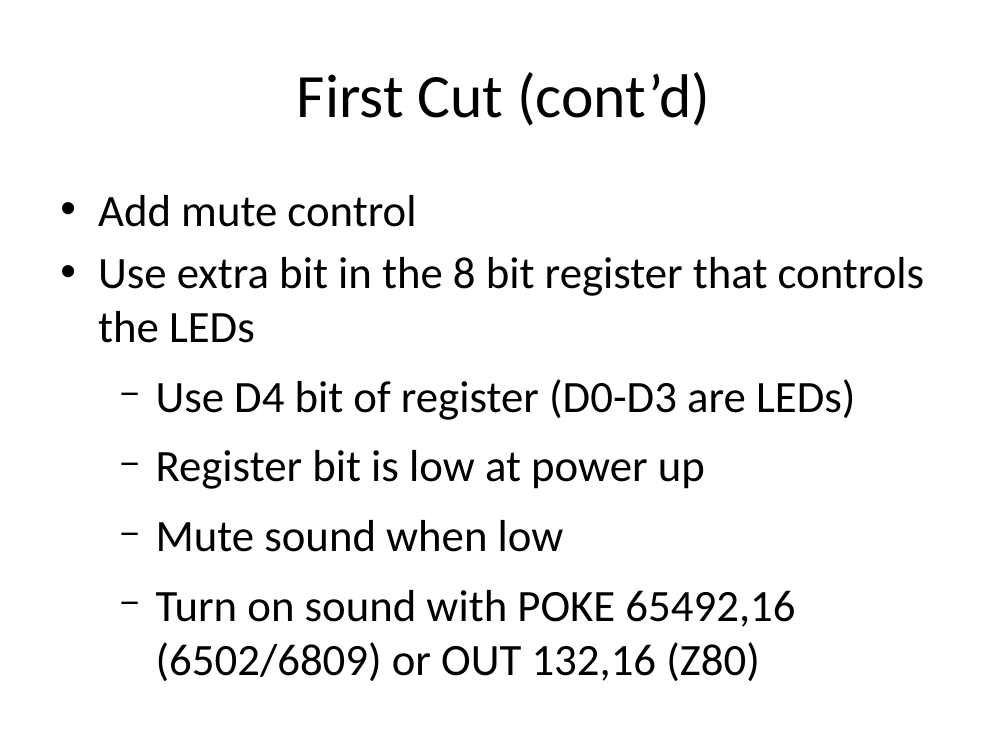
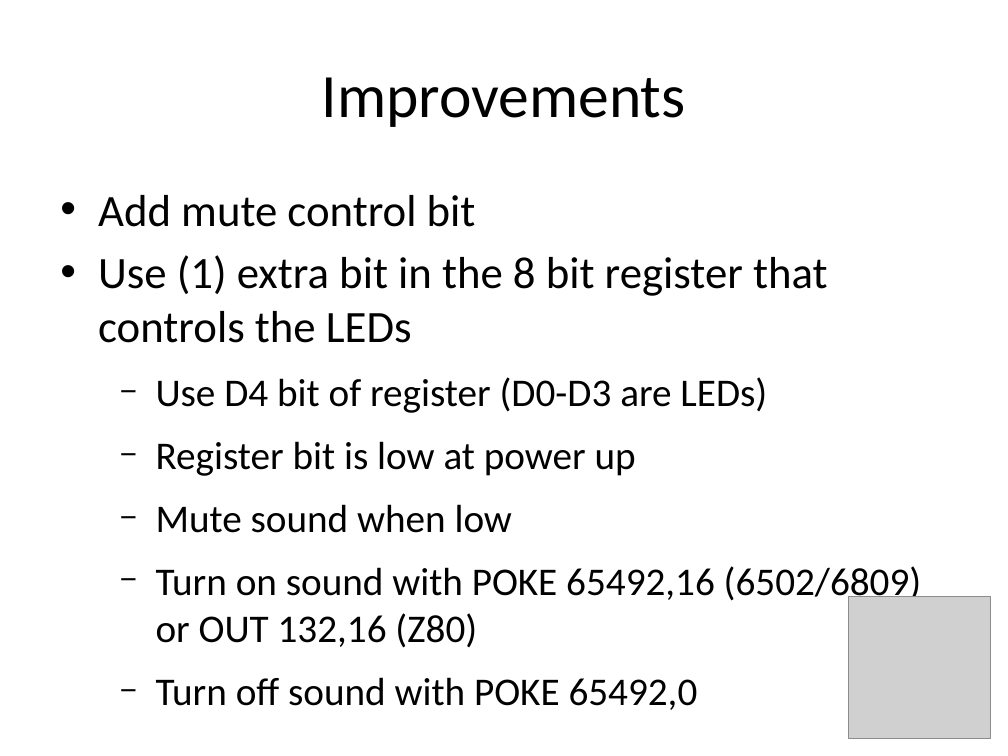
Before and after one commit to douggilliland/MultiComp, a slide deck: slide 13 of MultiComp (VHDL Template)/Components/SoundGen/Documentation/Sound Generator.pptx (slide 8 before the commit). Drawn at 1008x756 pixels with LibreOffice and Linux fonts; fonts in the diff are those of the drawing; grey boxes stand for pictures. Boxes give left, top, right and bottom in pixels: in the first picture for what was removed or moved away, otherwise in the second. Text is boxed around its words. In the diff, an @@ line names an element or a change of style, - is before the commit and + after.

```diff
--- a/MultiComp (VHDL Template)/Components/SoundGen/Documentation/Sound Generator.pptx
+++ b/MultiComp (VHDL Template)/Components/SoundGen/Documentation/Sound Generator.pptx
@@ text at [322,77,686,127]: text changed @@
-First Cut (cont’d)
+Improvements
@@ text at [98,195,828,343]: text changed @@
-• Add mute control
-• Use extra bit in the 8 bit register that controls the LEDs
+• Add mute control bit
+• Use (1) extra bit in the 8 bit register that controls the LEDs
@@ text at [156,377,922,648]: size 32 to 28 pt in "Use D4 bit of register (D0-D3 are ...", "Register bit is low at power up", "Mute sound when low", "Turn on sound with POKE 65492,16 (6502/6809) ..." @@
@@ picture added at [849,597,991,739] @@
@@ text at [156,677,698,710]: paragraph added @@
+  − Turn off sound with POKE 65492,0
```
Also in this commit, not shown: 30 other slides changed, 27 slides added, 1 slide removed, 5 other files.
